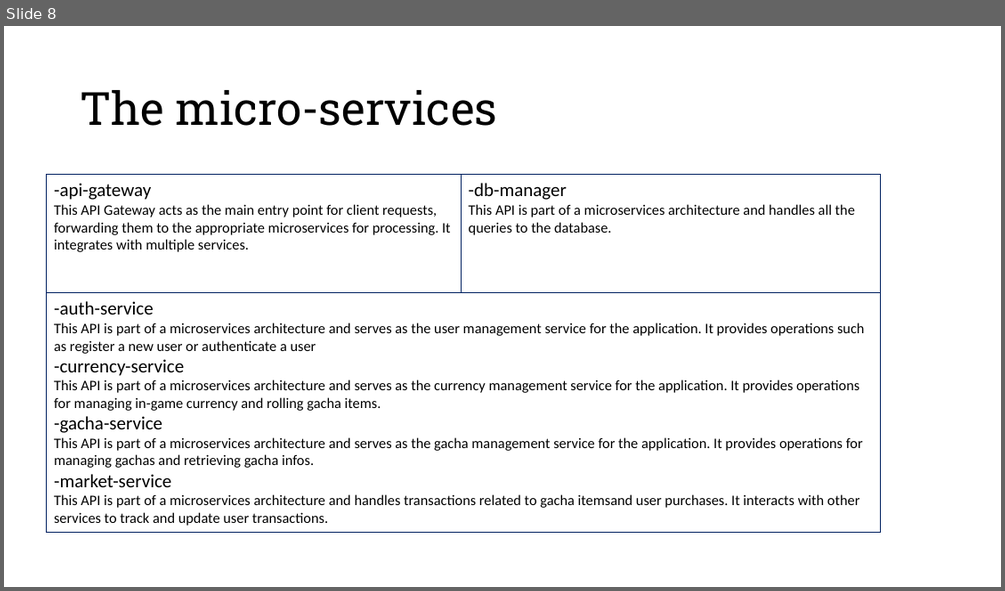
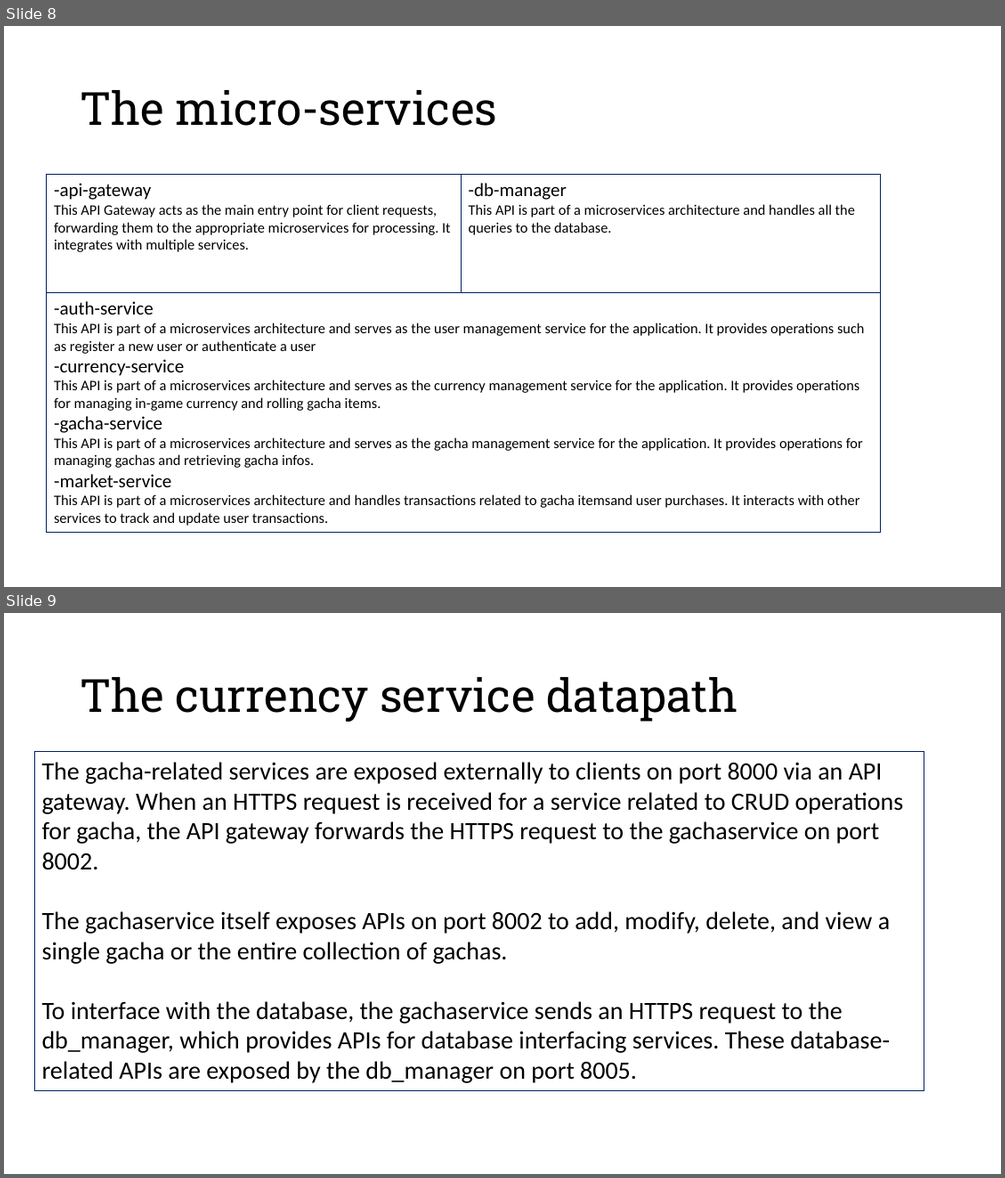
Before and after one commit to ardiz99/TBAse, a slide deck: doc/Gacha Collection.pptx. Shown one above the other, each under a label of ours: slide 8 before the commit, slides 8 and 9 after it. The pictures are 1005x591 and 1005x1178 pixels, drawn with LibreOffice and Linux fonts; fonts in the diff are those of the drawing. Boxes give left, top, right and bottom in pixels: in the first picture for what was removed or moved away, otherwise in the second. Text is boxed around its words. In the diff, an @@ line names an element or a change of style, - is before the commit and + after.

```diff
--- a/doc/Gacha Collection.pptx
+++ b/doc/Gacha Collection.pptx
@@ slide 9 added at [4,613,1001,1174], background #FFFFFF @@
@@ title added at [80,677,737,722], 44 pt, text #000000 @@
+The currency service datapath
@@ rectangle added at [34,751,924,1091], outline #002060 0.75 pt, 24 pt, text #000000 @@
+The gacha-related services are exposed externally to clients on port 8000 via an API gateway. When an HTTPS request is received for a service related to CRUD operations for gacha, the API gateway forwards the HTTPS request to the gachaservice on port 8002.
+The gachaservice itself exposes APIs on port 8002 to add, modify, delete, and view a single gacha or the entire collection of gachas.
+To interface with the database, the gachaservice sends an HTTPS request to the db_manager, which provides APIs for database interfacing services. These database-related APIs are exposed by the db_manager on port 8005.
```
Also in this commit, not shown: 1 other slide added, 1 other file.
